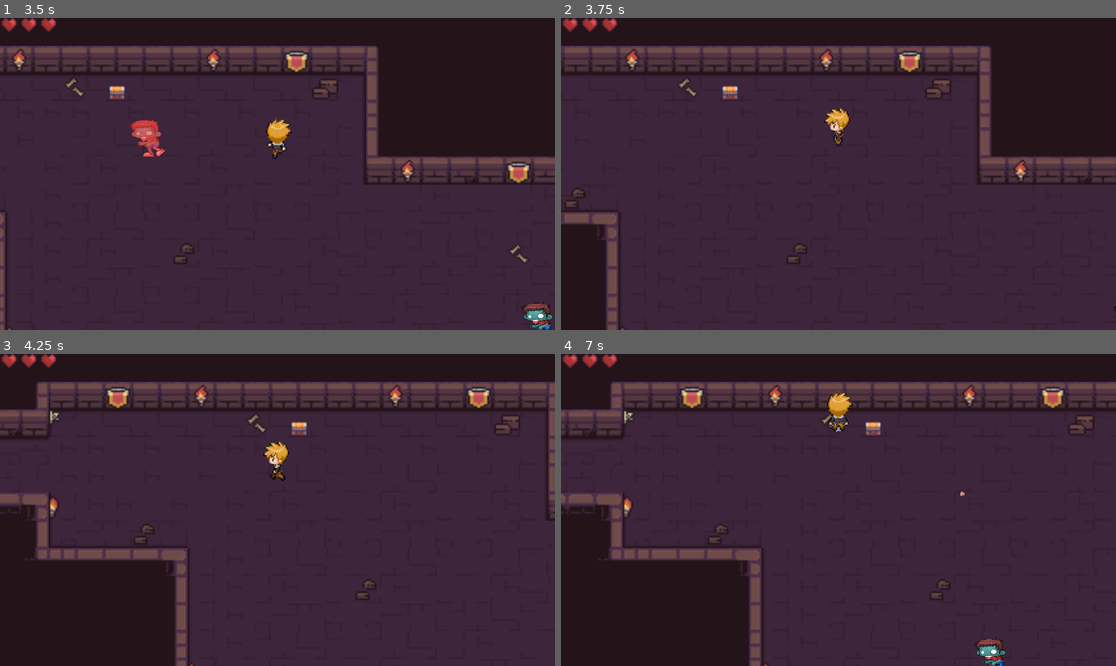
Above: before the commit, frames 1-4 (two rows, left to right).
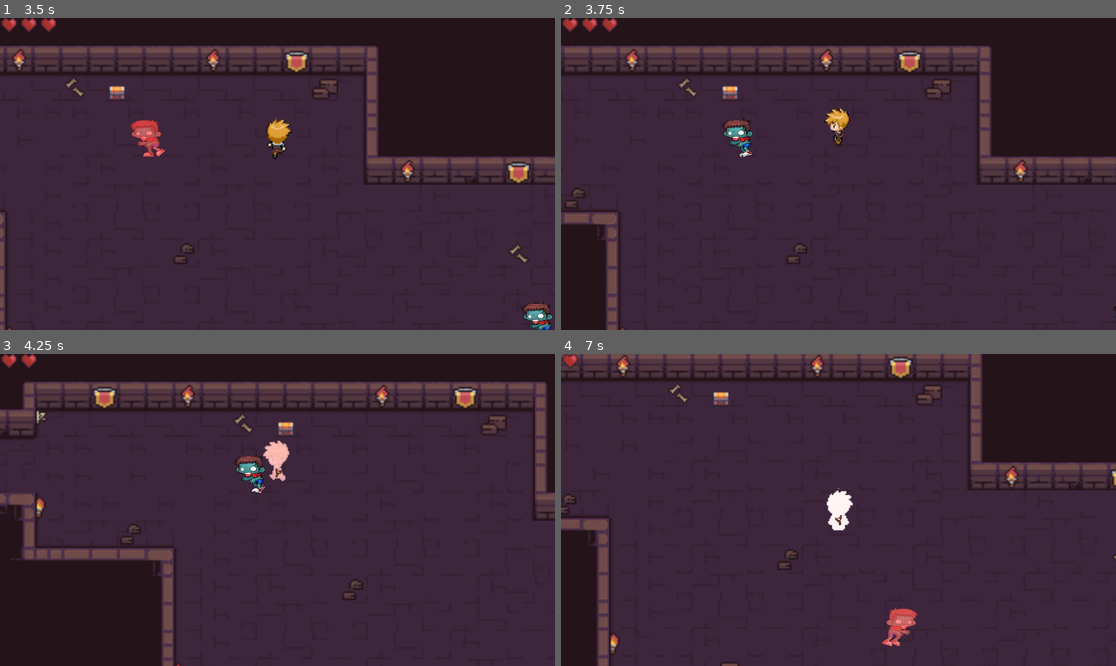
Above: after the commit, the same moments.

Repository: RodrigoGoncalves24/Circus_of_fear
Game: Godot game, scene res://scenes/level_2.tscn
Two runs of this game, one before a commit and one after it. Both use one fixed random seed, a clock stepped at 60 frames per second and the inputs below. This scene is started directly instead of the project's main scene.
Inputs (mouse positions are in pixels of both pictures, inside the frame that each line leads up to):
- Up to frame 1 (3.5 s): tap Enter (interact) at 0.5, 2.85 s; move the mouse to (399, 158) at 0.52 s; hold D (right) 0.53-1.28 s; hold Enter (interact) 0.53-1.28 s; move the mouse to (166, 189) at 1.27 s; hold S (down) 1.28-2.03 s; tap X (level_cleared) at 1.35 s; move the mouse to (333, 105) at 2.02 s; hold D (right) 2.03-2.78 s; click (333, 105) at 2.1 s; move the mouse to (249, 236) at 2.77 s; hold W (up) from 2.78 s (still down)
- Up to frame 2 (3.75 s): move the mouse to (1005, 220) at 3.52 s; release W (up) at 3.53 s; hold A (left) from 3.53 s (still down); tap X (level_cleared) at 3.6 s
- Up to frame 3 (4.25 s): keep holding A (left)
- Up to frame 4 (7 s): move the mouse to (672, 463) at 4.27 s; click (672, 463) at 4.35 s; move the mouse to (866, 510) at 5.02 s; release A (left) at 5.03 s; hold S (down) 5.03-5.78 s; hold Enter (interact) 5.03-5.78 s; move the mouse to (755, 432) at 5.77 s; hold D (right) 5.78-6.53 s; tap X (level_cleared) at 5.85 s; move the mouse to (960, 494) at 6.52 s; hold W (up) from 6.53 s (still down); click (960, 494) at 6.6 s

Frame 1 is identical in both runs. In frame 2, 0.4% of the frame differs, in the area x 29-35%, y 32-45%; in frame 3, 7.3%; in frame 4, 28%, in the area x 0-100%, y 0-100%.

Commit message:
3 vidas para zumbis

Diff:
--- a/scripts/hitbox.gd
+++ b/scripts/hitbox.gd
@@ -3,11 +3,18 @@
 @onready var damage = $"../damage"
 @onready var hurt_timer = $"../hurt_timer"
 
+var vida = 3
+
 func _on_area_entered(area: Area2D) -> void:
 	if area.is_in_group("bullets"):
 		area.queue_free()
+
+		vida -= 1
+
 		damage.play("damage_to_zombie")
 		hurt_timer.start()
 		await hurt_timer.timeout
 		damage.play("RESET")
-		owner.queue_free()
+
+		if vida <= 0:
+			owner.queue_free()
--- a/scripts/items/ammo.tres
+++ b/scripts/items/ammo.tres
@@ -1,6 +1,6 @@
 [gd_resource type="Resource" script_class="InventoryItem" load_steps=4 format=3 uid="uid://13ehaxgd4op2"]
 
-[ext_resource type="Script" uid="uid://152h4obfqdmx" path="res://scripts/items/inventoryItem.gd" id="1_lakch"]
+[ext_resource type="Script" uid="uid://152h4obfqdmx" path="res://scripts/items/InventoryItem.gd" id="1_lakch"]
 [ext_resource type="Texture2D" uid="uid://donoqp5yvk8he" path="res://textures/Rocks.png" id="2_48tlc"]
 
 [sub_resource type="AtlasTexture" id="AtlasTexture_r085v"]
--- a/scripts/items/heart.tres
+++ b/scripts/items/heart.tres
@@ -1,6 +1,6 @@
 [gd_resource type="Resource" script_class="InventoryItem" load_steps=4 format=3 uid="uid://d3l6i7t1fwwu3"]
 
-[ext_resource type="Script" uid="uid://152h4obfqdmx" path="res://scripts/items/inventoryItem.gd" id="1_p4tq2"]
+[ext_resource type="Script" uid="uid://152h4obfqdmx" path="res://scripts/items/InventoryItem.gd" id="1_p4tq2"]
 [ext_resource type="Texture2D" uid="uid://dth1vw88ui272" path="res://textures/hearts.png" id="2_p4tq2"]
 
 [sub_resource type="AtlasTexture" id="AtlasTexture_tn83j"]
--- a/scripts/items/key.tres
+++ b/scripts/items/key.tres
@@ -1,6 +1,6 @@
 [gd_resource type="Resource" script_class="InventoryItem" load_steps=4 format=3 uid="uid://vfoj7wg1cn7"]
 
-[ext_resource type="Script" uid="uid://152h4obfqdmx" path="res://scripts/items/inventoryItem.gd" id="1_7tiqq"]
+[ext_resource type="Script" uid="uid://152h4obfqdmx" path="res://scripts/items/InventoryItem.gd" id="1_7tiqq"]
 [ext_resource type="Texture2D" uid="uid://h1kcpwsbtw7l" path="res://textures/New Piskel (9).png" id="2_q5lpq"]
 
 [sub_resource type="AtlasTexture" id="AtlasTexture_rpuwj"]
